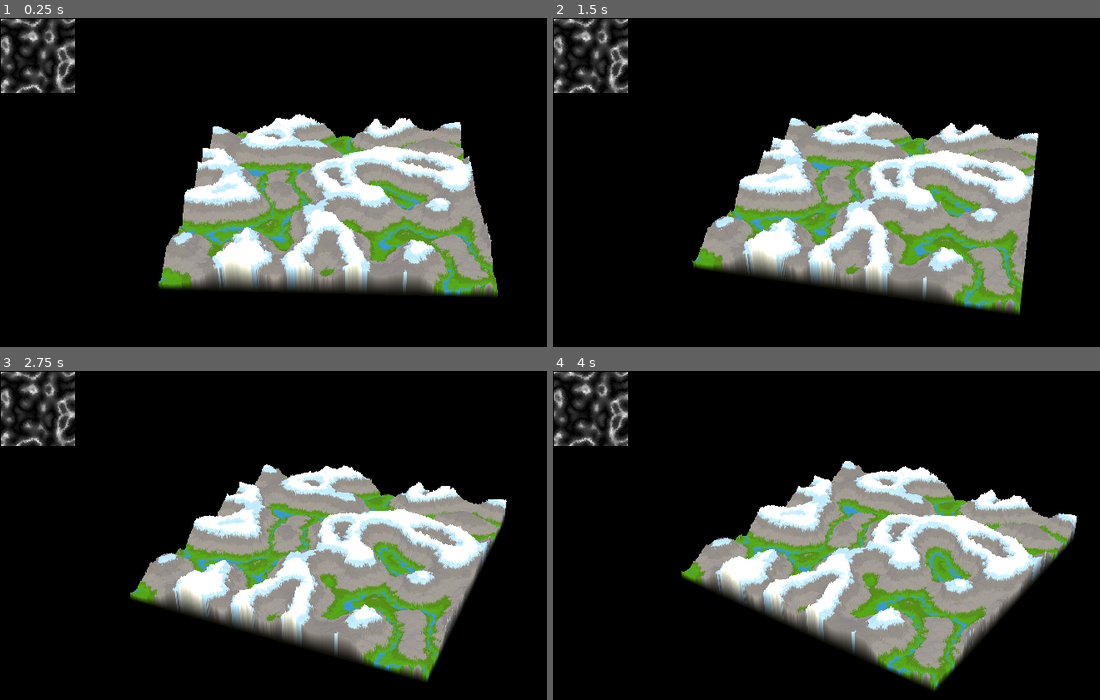
Above: before the commit, frames 1-4 (two rows, left to right).
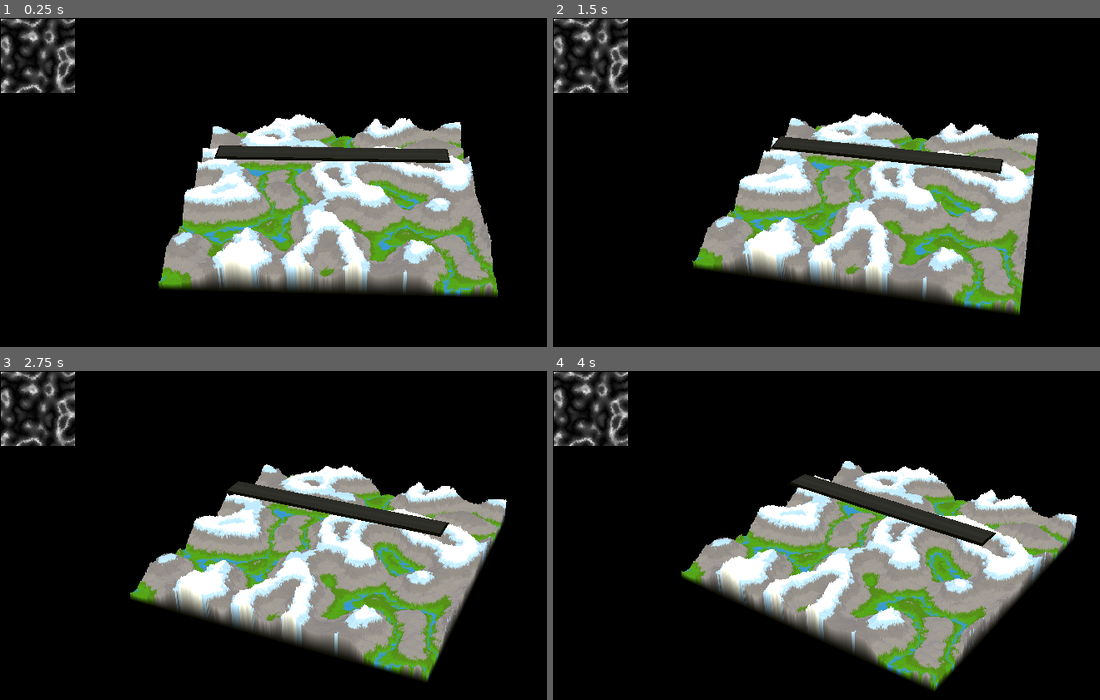
Above: after the commit, the same moments.

Repository: j7ysan/GodotTrackMap
Game: Godot game, scene res://world.tscn
Same seed, same stepped clock (60 frames per second), same inputs: the game is played once before the commit and once after it.
Inputs (mouse positions are in pixels of both pictures, inside the frame that each line leads up to):
- Up to frame 1 (0.25 s): no input
- Up to frame 2 (1.5 s): move the mouse to (1034, 185) at 0.52 s; click (1034, 185) at 0.67 s; move the mouse to (755, 225) at 1.27 s; click (755, 225) at 1.42 s
- Up to frame 3 (2.75 s): move the mouse to (399, 476) at 2.02 s; click (399, 476) at 2.17 s
- Up to frame 4 (4 s): move the mouse to (853, 634) at 2.77 s; click (853, 634) at 2.92 s; move the mouse to (1083, 614) at 3.52 s; click (1083, 614) at 3.67 s

The runs differ from the first frame. In frame 1, 1.8% of the frame differs, in the area x 39-83%, y 38-45%; in frame 2, 1.8%; in frame 3, 1.8%; in frame 4, 1.8%.

Commit message:
Adding Basic Track Components
This will probably be heavily edited and updated later

Diff:
--- a/world.tscn
+++ b/world.tscn
@@ -1,7 +1,8 @@
-[gd_scene load_steps=8 format=3 uid="uid://cnho7sngftoxj"]
+[gd_scene load_steps=13 format=3 uid="uid://cnho7sngftoxj"]
 
 [ext_resource type="Script" path="res://world.gd" id="1_f3sb7"]
 [ext_resource type="Script" path="res://camera_3d.gd" id="2_fj7yv"]
+[ext_resource type="Texture2D" uid="uid://cuhh4k6a57iyq" path="res://road-texture.jpg" id="3_tlwt5"]
 
 [sub_resource type="Gradient" id="Gradient_gv5m4"]
 offsets = PackedFloat32Array(0, 0.58666664, 1)
@@ -43,6 +44,24 @@
 glow_intensity = 6.39
 glow_hdr_threshold = 0.0
 
+[sub_resource type="PlaneMesh" id="PlaneMesh_fj7yv"]
+
+[sub_resource type="StandardMaterial3D" id="StandardMaterial3D_tlwt5"]
+diffuse_mode = 1
+albedo_color = Color(0.01135285, 0.011352819, 0.008513842, 1)
+
+[sub_resource type="Curve3D" id="Curve3D_fj7yv"]
+closed = true
+_data = {
+"points": PackedVector3Array(0, 0, 0, 0, 0, 0, -2.753006, 3.0517578e-05, -198.61746, -0.5243683, 0.015731812, -0.19747925, 0.5243683, -0.015731812, 0.19747925, -2.753006, 3.0517578e-05, -120.45654, 0, 0, 0, 0, 0, 0, -1.8978424, 3.0517578e-05, -44.499573, 0, 0, 0, 0, 0, 0, -2.7640228, 0.05015564, 68.78555, 0, 0, 0, 0, 0, 0, -1.770813, 0.0688324, 189.732),
+"tilts": PackedFloat32Array(0, 0, 0, 0, 0)
+}
+point_count = 5
+
+[sub_resource type="StandardMaterial3D" id="StandardMaterial3D_aqk2v"]
+albedo_texture = ExtResource("3_tlwt5")
+uv1_scale = Vector3(0, 7, 0)
+
 [node name="World" type="Node3D"]
 script = ExtResource("1_f3sb7")
 
@@ -74,3 +93,29 @@
 
 [node name="WorldEnvironment" type="WorldEnvironment" parent="."]
 environment = SubResource("Environment_fj7yv")
+
+[node name="MeshInstance3D2" type="MeshInstance3D" parent="."]
+transform = Transform3D(25, 0, 0, 0, 1, 0, 0, 0, 197, 249.85297, 101.3067, 251.62827)
+top_level = true
+mesh = SubResource("PlaneMesh_fj7yv")
+surface_material_override/0 = SubResource("StandardMaterial3D_tlwt5")
+
+[node name="Path3D" type="Path3D" parent="."]
+transform = Transform3D(1, 0, 0, 0, 1, 0, 0, 0, 1, 250.4378, 105.82309, 254.59396)
+curve = SubResource("Curve3D_fj7yv")
+
+[node name="CSGPolygon3D" type="CSGPolygon3D" parent="Path3D"]
+transform = Transform3D(1, 0, 0, 0, 1, 0, 0, 0, 1, -248.46011, -107.74036, -253.34836)
+polygon = PackedVector2Array(-20, 0, -1, 0.1, 1, 0.1, 1, 0)
+mode = 2
+path_node = NodePath("..")
+path_interval_type = 0
+path_interval = 1.0
+path_simplify_angle = 0.0
+path_rotation = 2
+path_rotation_accurate = false
+path_local = false
+path_continuous_u = true
+path_u_distance = 1.0
+path_joined = true
+material = SubResource("StandardMaterial3D_aqk2v")
Binary file added: road-texture.jpg
Not shown, added: road-texture.jpg.import
Not shown, changed: README.md
